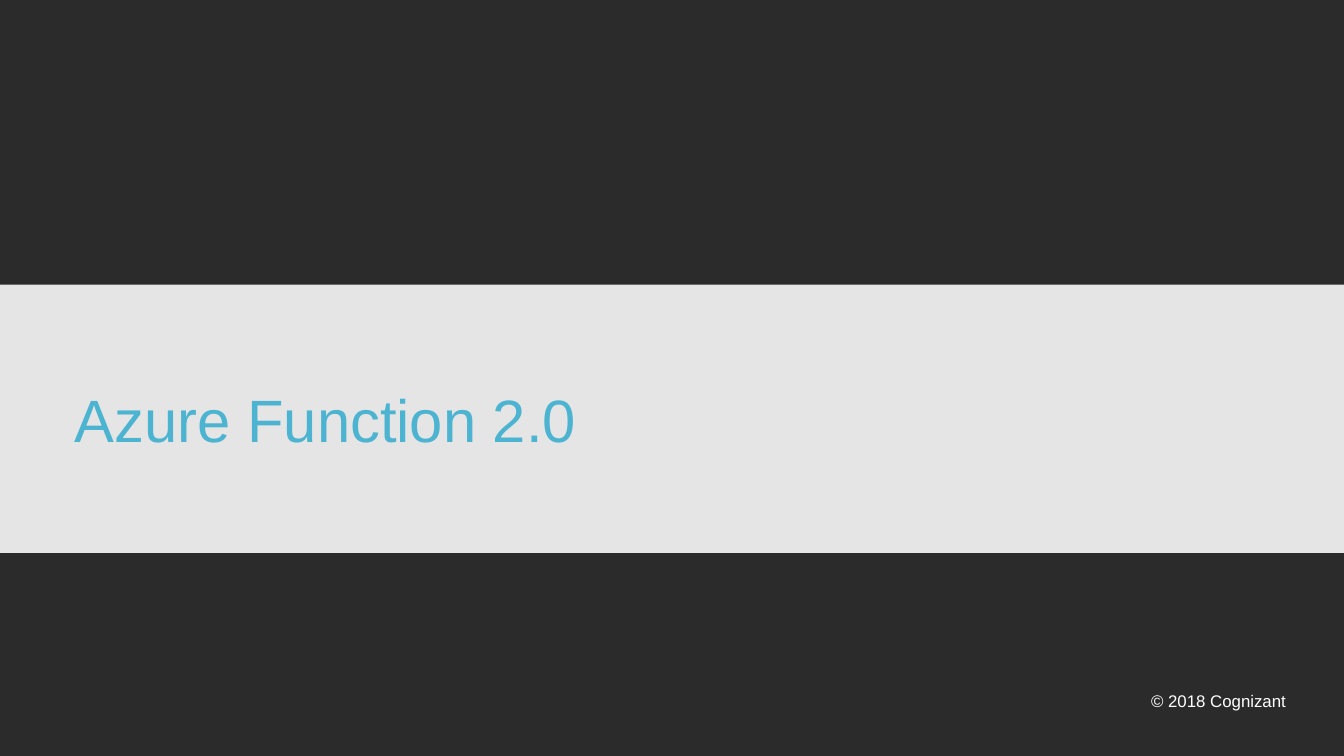
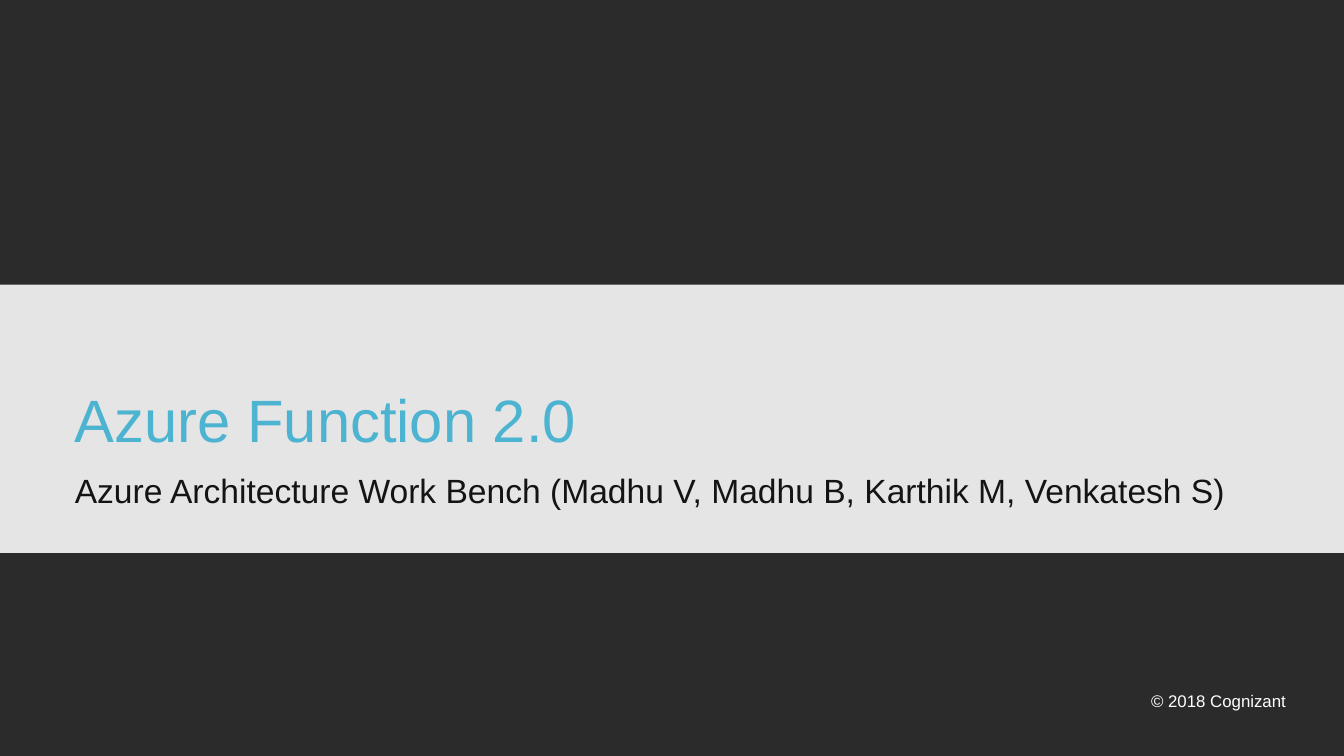
Before and after one commit to VenkateshSrini/MyDocuments, a slide deck: slide 1 of Azurefunction 2.0.pptx. Drawn at 1344x756 pixels with LibreOffice and Linux fonts; fonts in the diff are those of the drawing; background and template pictures are left out; a plain dark background stands for a picture behind light text. Boxes give left, top, right and bottom in pixels: in the first picture for what was removed or moved away, otherwise in the second. Text is boxed around its words. In the diff, an @@ line names an element or a change of style, - is before the commit and + after.

```diff
--- a/Azurefunction 2.0.pptx
+++ b/Azurefunction 2.0.pptx
@@ text added at (x1=75, y1=478, x2=1225, y2=509), 18 pt, text #141414 @@
+Azure Architecture Work Bench (Madhu V, Madhu B, Karthik M, Venkatesh S)
```
Also in this commit, not shown: 5 other slides changed, 5 slides added.
